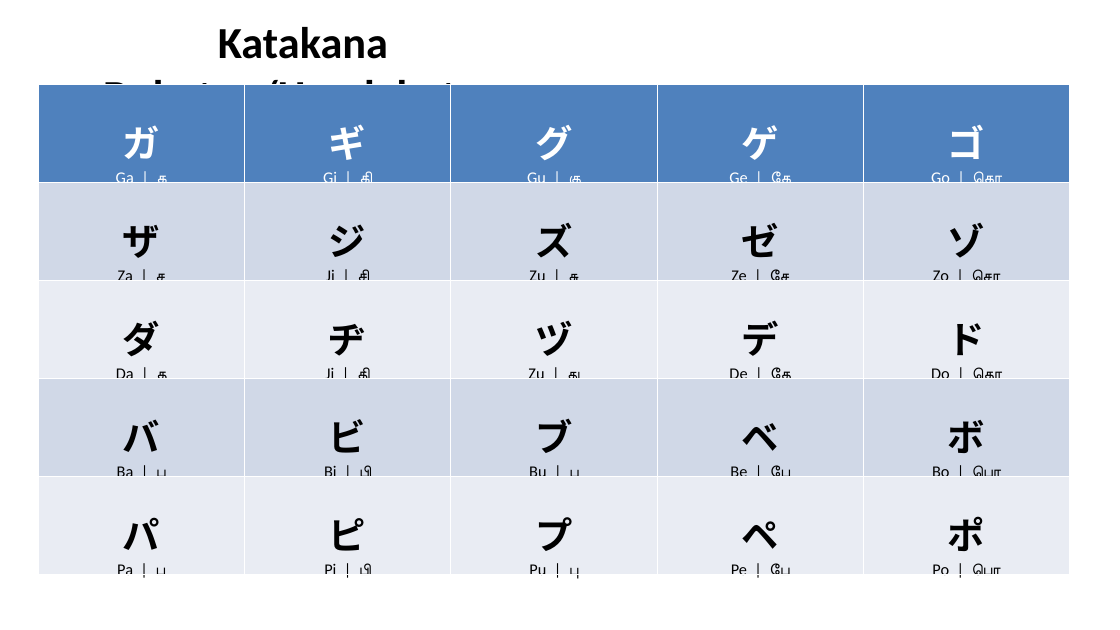
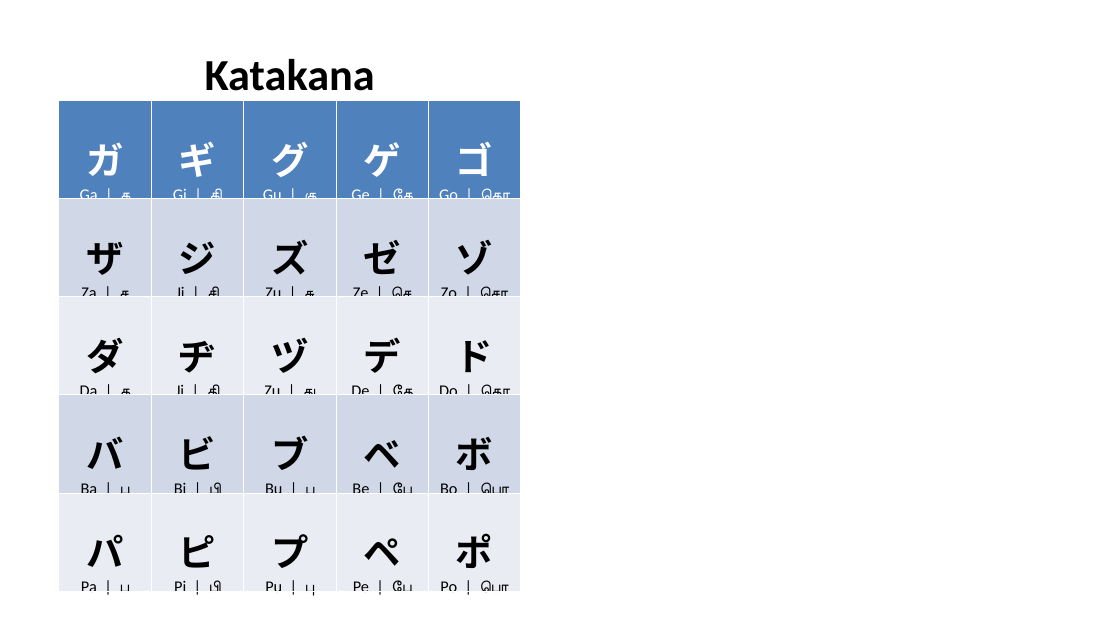
Before and after one commit to arkad94/NihonScriptGuide, a slide deck: slide 4 of Japanese_Guide_for_Tamil_Speakers_v4.pptx. Drawn at 1120x630 pixels with LibreOffice and Linux fonts; fonts in the diff are those of the drawing. Boxes give left, top, right and bottom in pixels: in the first picture for what was removed or moved away, otherwise in the second. Text is boxed around its words. In the diff, an @@ line names an element or a change of style, - is before the commit and + after.

```diff
--- a/Japanese_Guide_for_Tamil_Speakers_v4.pptx
+++ b/Japanese_Guide_for_Tamil_Speakers_v4.pptx
@@ text "Katakana Dakuten/Handakuten": place and size @@
-text "Katakana Dakuten/Handakuten" at [103, 27, 502, 122]
+text "Katakana Dakuten/Handakuten" at [90, 59, 489, 154]
@@ table at [59, 101, 521, 630] @@
-row 2, column 4: ゼ / Ze | சே
+row 2, column 4: ゼ / Ze | செ
@@ table: place and size @@
-table at [38, 84, 1071, 583]
+table at [59, 101, 521, 630]
```
Also in this commit, not shown: 13 other slides changed, 5 other files.
